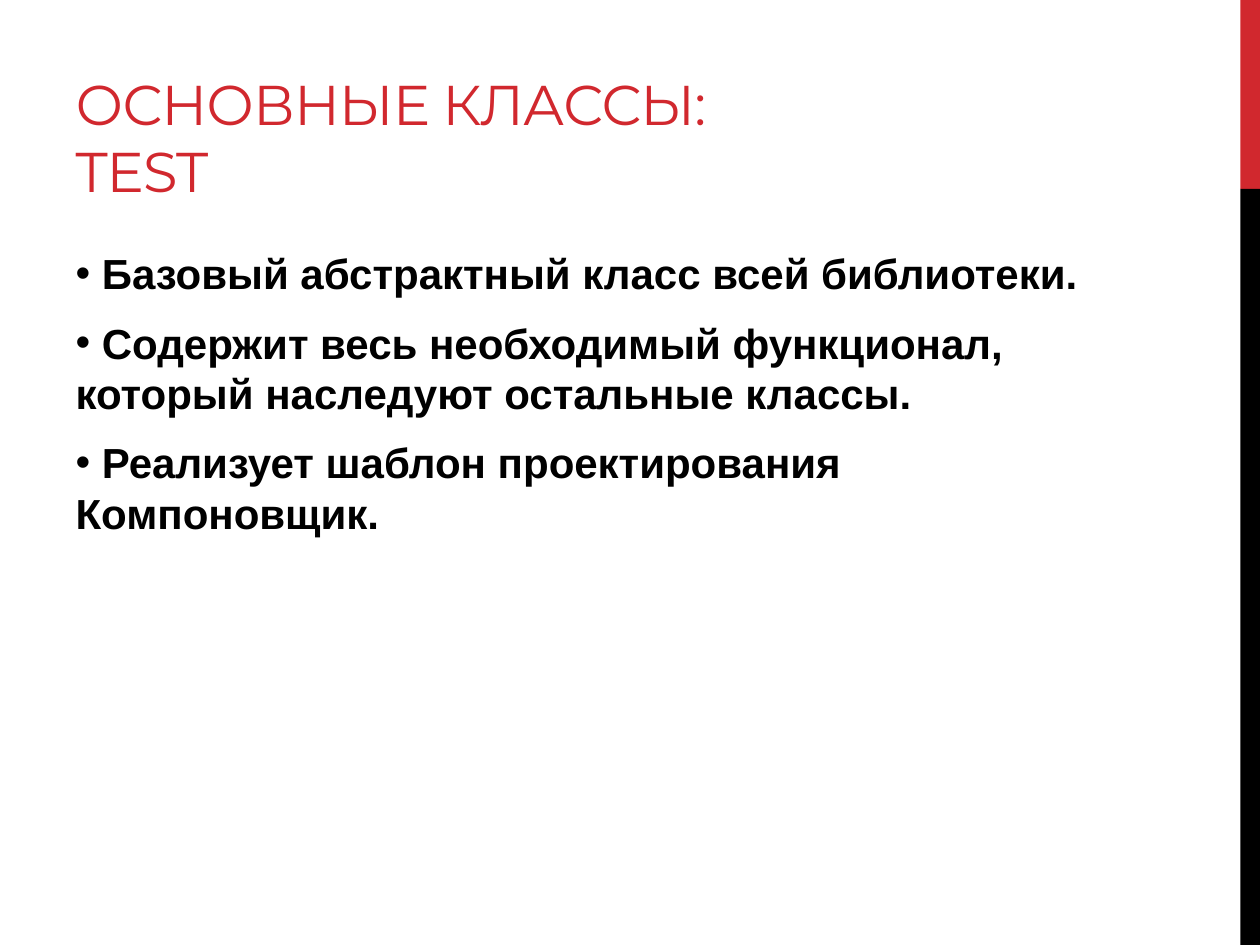
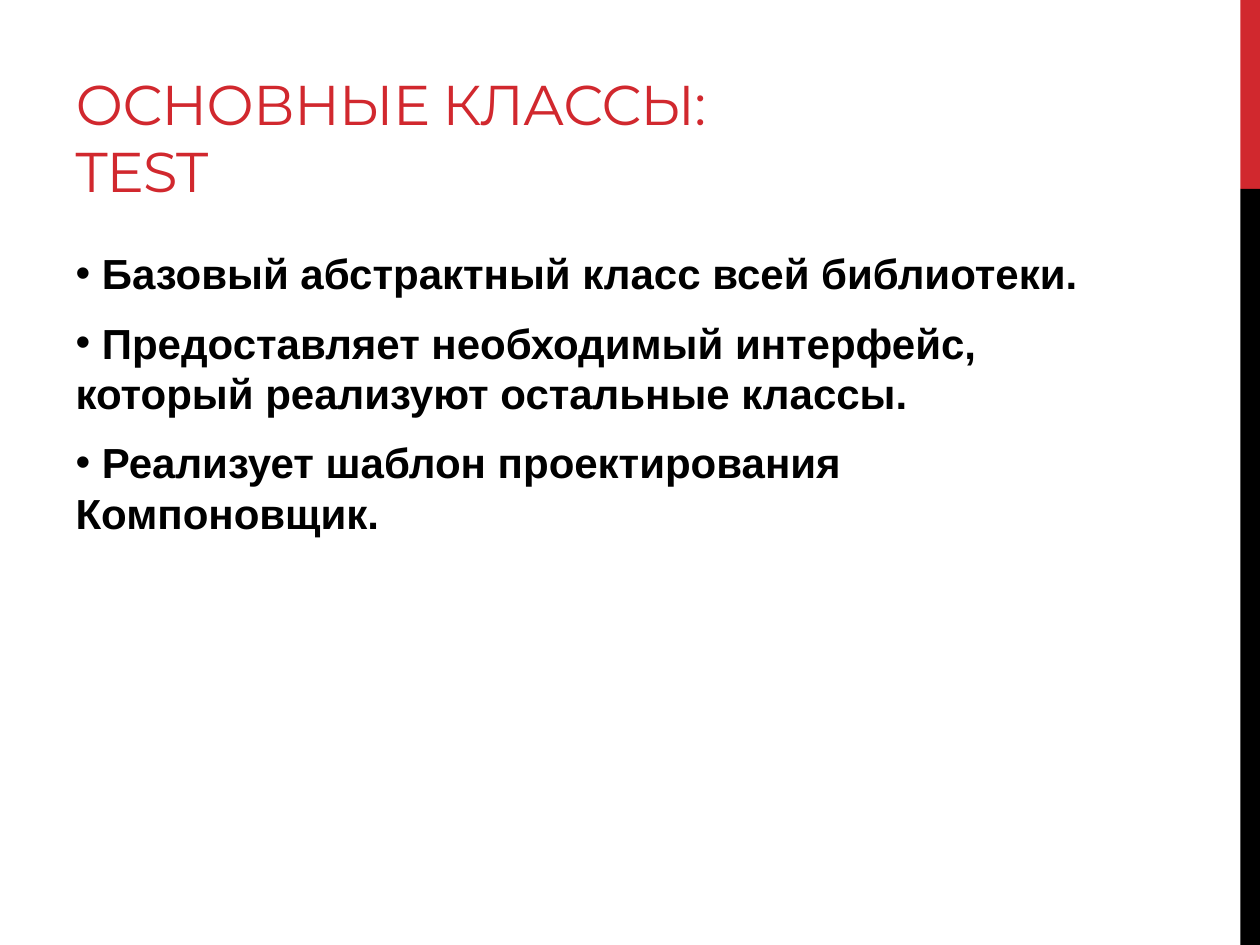
Before and after one commit to levonoganesyan/TestMaker, a slide deck: slide 8 of diploma_work_materials/Diploma_slides.pptx. Drawn at 1260x945 pixels with LibreOffice and Linux fonts; fonts in the diff are those of the drawing. Boxes give left, top, right and bottom in pixels: in the first picture for what was removed or moved away, otherwise in the second. Text is boxed around its words. In the diff, an @@ line names an element or a change of style, - is before the commit and + after.

```diff
--- a/diploma_work_materials/Diploma_slides.pptx
+++ b/diploma_work_materials/Diploma_slides.pptx
@@ text at (x1=76, y1=327, x2=976, y2=417): text changed @@
-• Содержит весь необходимый функционал, который наследуют остальные классы.
+• Предоставляет необходимый интерфейс, который реализуют остальные классы.
```
Also in this commit, not shown: 9 other slides changed, 1 slide added.
